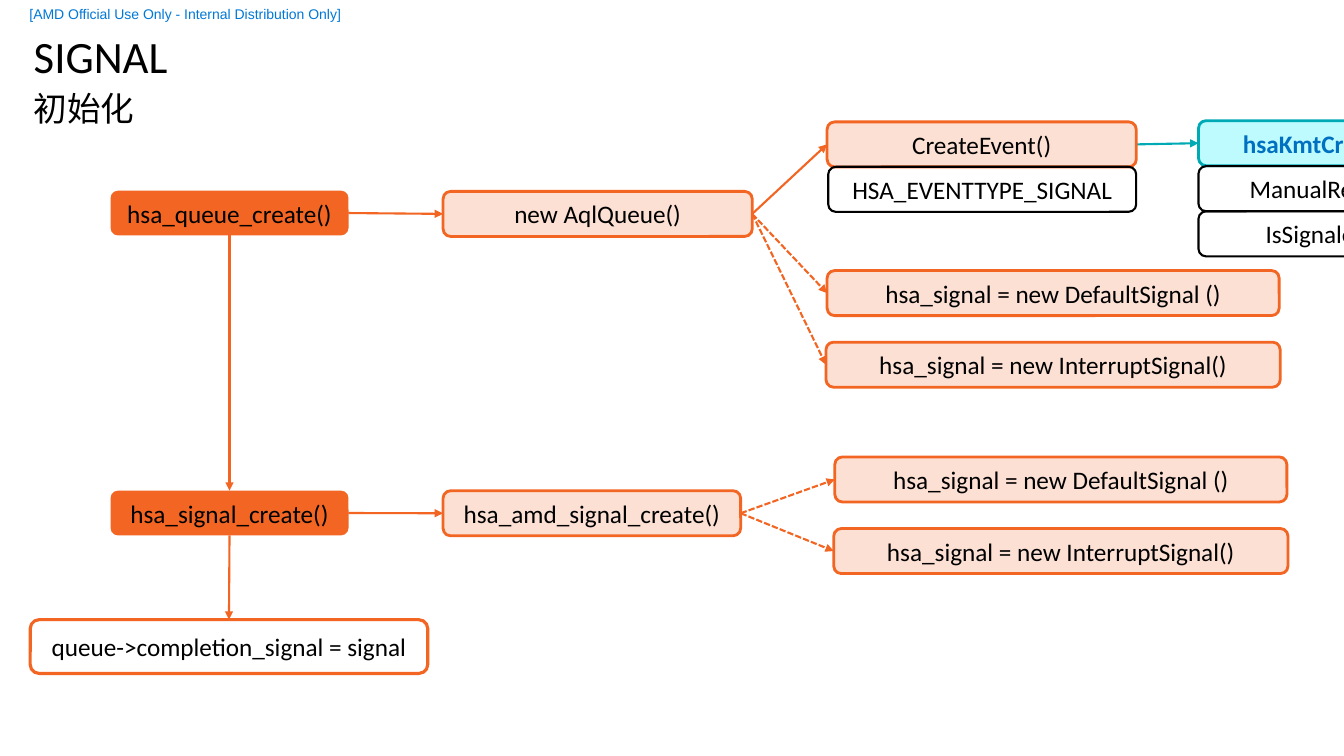
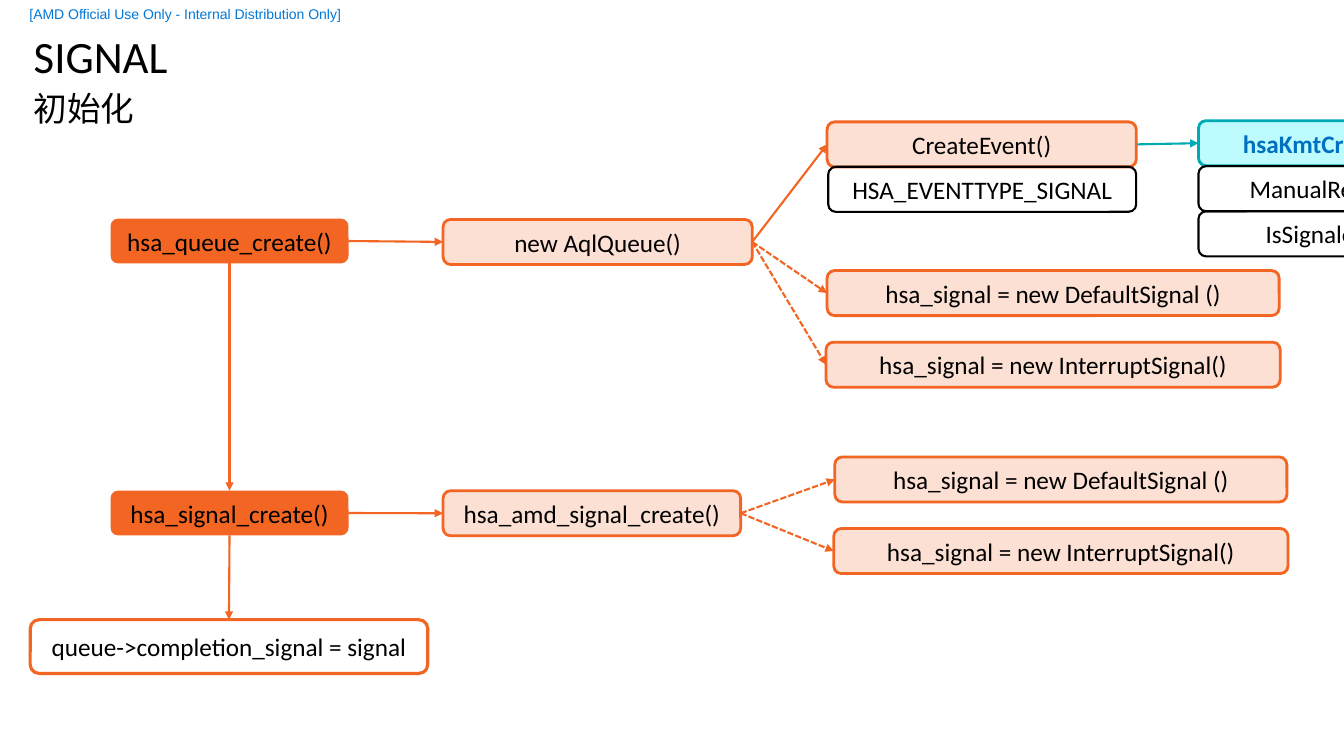
Before and after one commit to feifei14119/KmtHsaStudy, a slide deck: slide 25 of doc/HSA-KMT.pptx (slide 24 before the commit). Drawn at 1344x756 pixels with LibreOffice and Linux fonts; fonts in the diff are those of the drawing; background and template pictures are left out. Boxes give left, top, right and bottom in pixels: in the first picture for what was removed or moved away, otherwise in the second. Text is boxed around its words. In the diff, an @@ line names an element or a change of style, - is before the commit and + after.

```diff
--- a/doc/HSA-KMT.pptx
+++ b/doc/HSA-KMT.pptx
@@ arrow moved from (752, 214) - (827, 144) to (752, 242) - (827, 144) @@
@@ arrow moved from (230, 236) - (230, 491) to (230, 263) - (230, 491) @@
@@ 2 rounded rectangles, 1 arrow: place and size @@
-2 rounded rectangles, 1 arrow at box(111, 191, 752, 237)
+2 rounded rectangles, 1 arrow at box(111, 219, 752, 265)
@@ arrow moved from (752, 214) - (826, 365) to (752, 242) - (826, 365) @@
@@ arrow moved from (752, 214) - (827, 293) to (752, 242) - (827, 293) @@
```
Also in this commit, not shown: 16 other slides changed, 10 slides added, 2 slides removed, 38 other files.
